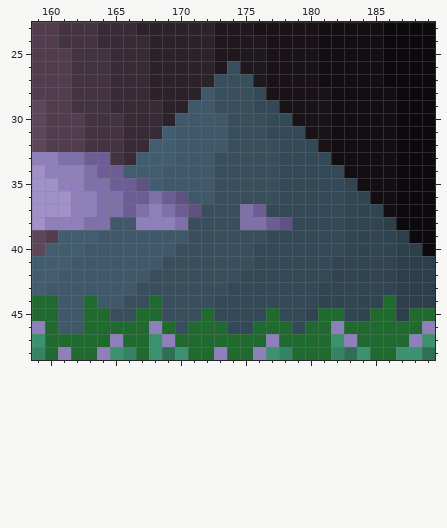
Edited in one commit: pixel-art file (Aseprite WIP/coverpg/title.aseprite). The first picture shows the starting point.
256x64 pixels, 1 frame. Shown: x 159..189, y 23..48. The commit also changed other parts of the picture, which this record leaves out.
Now the later version:
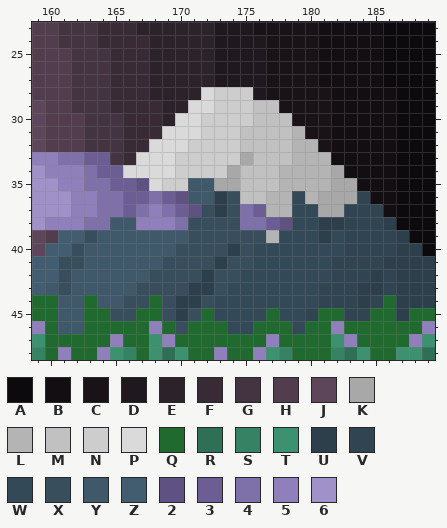
Palette (. is transparent): A #0c0a0c  B #130e12  C #191318  D #1f181e  E #2c222a  F #382b36  G #443441  H #513d4d  J #5d4659  K #a8a8a8  L #b4b4b4  M #c1c1c1  N #cdcdcd  P #dadada  Q #206a2f  R #2d7055  S #358364  T #3c9270  U #2d3f4b  V #304451  W #344957  X #384e5d  Y #3f586a  Z #435d70  2 #5f5283  3 #6c5e95  4 #7e70a8  5 #8f80bb  6 #a091c9
What changed:
{"where": "layer \"behind cloud\""}
{"y":26,"x":174,"old":"X","new":"D"}
{"y":27,"x":173,"old":"XXX","new":"DDD"}
{"y":28,"x":172,"old":"YXXXW","new":"PNNND"}
{"y":29,"x":171,"old":"YYXXXWW","new":"PPNNNMM"}
{"y":30,"x":170,"old":"YYYYXXXWW","new":"PPNNNNMMM"}
{"y":31,"x":169,"old":"ZYYYYXXXWWW","new":"PPPNNNMMMML"}
{"y":32,"x":168,"old":"ZZYYYYXXXXWWW","new":"PPPNNNNMMMMLL"}
{"y":33,"x":167,"old":"ZZZYYYXXXXXWWWW","new":"PPPNNNNNKMMMLLL"}
{"y":34,"x":166,"old":"ZZZYYYYXXXXXWWWWW","new":"PPPPNNNNKMMMLLLLK"}
{"y":35,"x":168,"old":"ZYY","new":"PNN"}
{"y":35,"x":173,"old":"XXXXXWWWWWV","new":"KKMMMLLLLKK"}
{"y":36,"x":173,"old":"X","new":"U"}
{"y":36,"x":175,"old":"XXXW","new":"MMLL"}
{"y":36,"x":180,"old":"WWWV","new":"LKKK"}
{"y":37,"x":173,"old":"X","new":"U"}
{"y":37,"x":177,"old":"WW","new":"LL"}
{"y":37,"x":181,"old":"WW","new":"KK"}
{"y":38,"x":181,"old":"WW","new":"UU"}
{"y":39,"x":163,"old":"Z","new":"X"}
{"y":39,"x":177,"old":"W","new":"L"}
{"y":39,"x":181,"old":"W","new":"U"}
{"y":40,"x":162,"old":"Z","new":"X"}
{"y":40,"x":174,"old":"X","new":"U"}
{"y":41,"x":161,"old":"ZY","new":"XX"}
{"y":41,"x":173,"old":"X","new":"U"}
{"y":41,"x":186,"old":"V","new":"U"}
{"y":42,"x":161,"old":"Y","new":"X"}
{"y":42,"x":172,"old":"X","new":"U"}
{"y":42,"x":185,"old":"V","new":"U"}
{"y":43,"x":161,"old":"Y","new":"X"}
{"y":43,"x":171,"old":"XX","new":"UU"}
{"y":43,"x":184,"old":"VV","new":"UU"}
{"y":44,"x":170,"old":"XX","new":"UU"}
{"y":44,"x":184,"old":"V","new":"U"}
{"y":45,"x":170,"old":"X","new":"U"}
{"label":"changed","picture_box":[123,61,396,321]}
{"label":"changed","picture_box":[58,230,97,295]}
